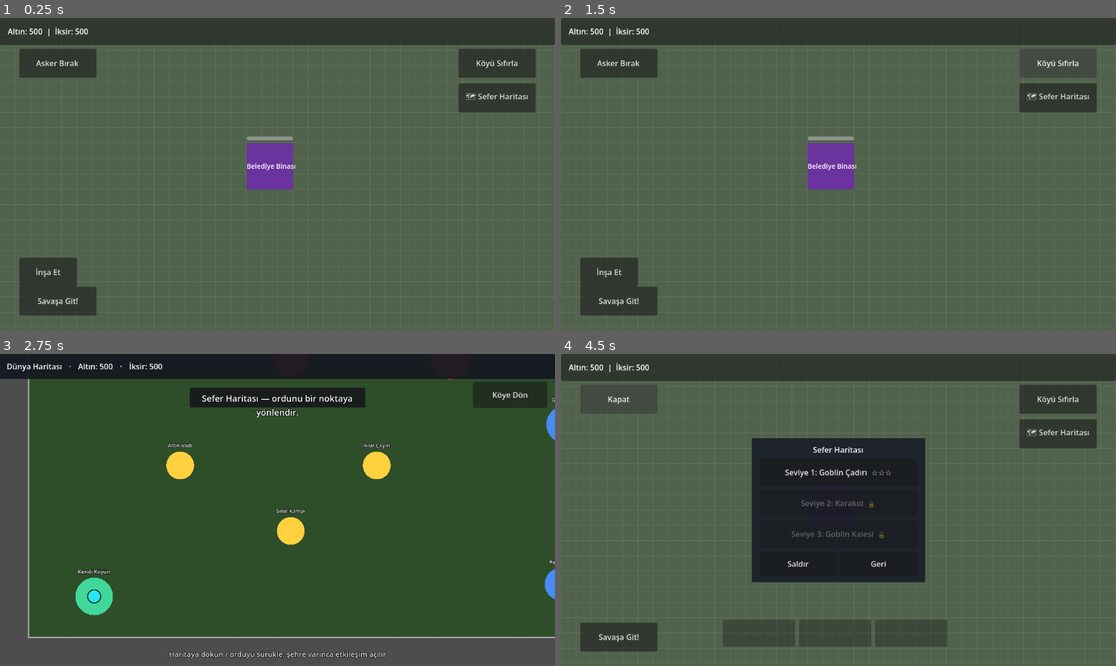
Above: before the commit, frames 1-4 (two rows, left to right).
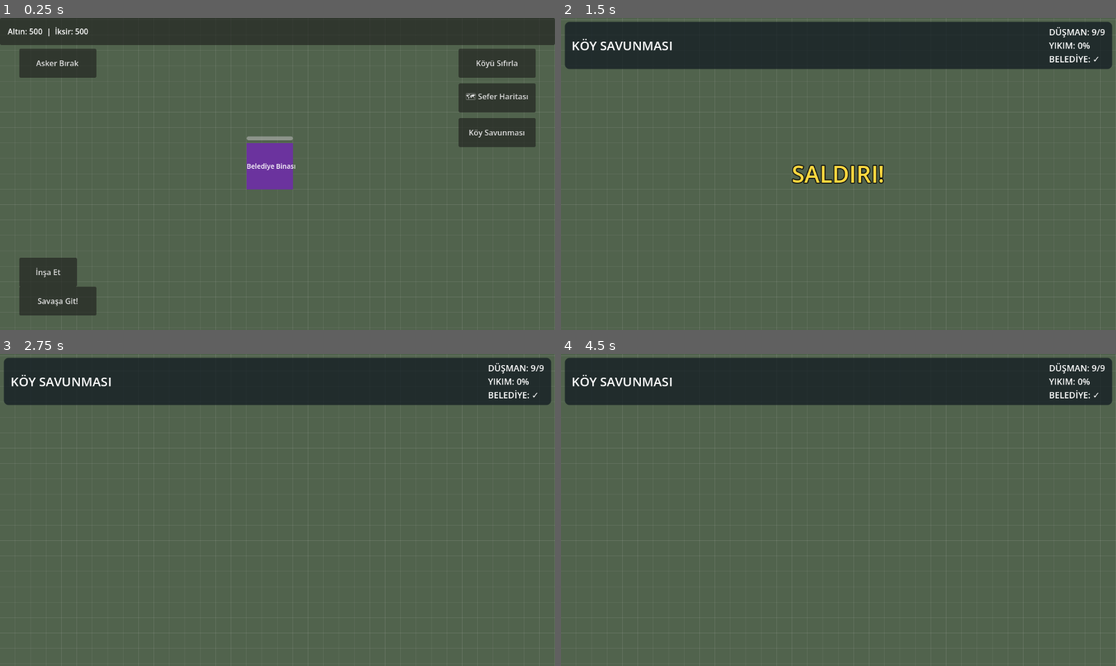
Above: after the commit, the same moments.

Repository: YazarKemal/ClashGame
Game: Godot game, scene res://scenes/main.tscn
Two runs of this game, one before a commit and one after it. Both use one fixed random seed, a clock stepped at 60 frames per second and the inputs below.
Inputs (mouse positions are in pixels of both pictures, inside the frame that each line leads up to):
- Up to frame 1 (0.25 s): no input
- Up to frame 2 (1.5 s): click (1060, 133) at 0.5 s, where only the run after the commit has a clickable "Köy Savunması"; click (1060, 64) at 1.25 s, where only the run before the commit has a clickable "Köyü Sıfırla"
- Up to frame 3 (2.75 s): click (499, 435) at 2 s, where only the run before the commit has a clickable "🗺 Sefer Haritası"
- Up to frame 4 (4.5 s): click (1071, 394) at 2.75 s, where only the run before the commit has a clickable "Köye Dön"; click (616, 637) at 3.5 s, where only the run before the commit has a clickable "Savaşa Git!"; click (616, 400) at 4.25 s, where only the run before the commit has a clickable "Asker Bırak"

The runs differ from the first frame. In frame 1, 1.3% of the frame differs, in the area x 82-97%, y 32-42%; in frame 2, 14%; in frame 3, 80%, in the area x 0-100%, y 0-100%; in frame 4, 29%.

Commit message:
feat: add defense HUD result screen and navigation
Co-Authored-By: Claude Opus 4.7 <noreply@anthropic.com>

Diff:
--- a/scenes/defense.tscn
+++ b/scenes/defense.tscn
@@ -1,10 +1,11 @@
-[gd_scene load_steps=6 format=3]
+[gd_scene load_steps=7 format=3]
 
 [ext_resource type="Script" path="res://scripts/defense.gd" id="1_defense"]
 [ext_resource type="Script" path="res://scripts/village_ground.gd" id="2_ground"]
 [ext_resource type="Script" path="res://scripts/building_manager.gd" id="3_manager"]
 [ext_resource type="Script" path="res://scripts/camera_controller.gd" id="4_touchcam"]
 [ext_resource type="Script" path="res://scripts/defense_director.gd" id="5_director"]
+[ext_resource type="Script" path="res://scripts/defense_ui.gd" id="6_ui"]
 
 [node name="Defense" type="Node2D"]
 script = ExtResource("1_defense")
@@ -21,3 +22,6 @@
 
 [node name="DefenseDirector" type="Node" parent="."]
 script = ExtResource("5_director")
+
+[node name="DefenseUI" type="CanvasLayer" parent="."]
+script = ExtResource("6_ui")
--- a/scenes/ui.tscn
+++ b/scenes/ui.tscn
@@ -130,6 +130,19 @@
 grow_horizontal = 0
 mouse_filter = 0
 text = "🗺 Sefer Haritası"
+
+[node name="DefenseButton" type="Button" parent="."]
+custom_minimum_size = Vector2(160, 60)
+anchors_preset = 1
+anchor_left = 1.0
+anchor_right = 1.0
+offset_left = -200.0
+offset_top = 208.0
+offset_right = -40.0
+offset_bottom = 268.0
+grow_horizontal = 0
+mouse_filter = 0
+text = "Köy Savunması"
 
 [node name="AttackButton" type="Button" parent="."]
 custom_minimum_size = Vector2(160, 60)
--- a/scripts/defense.gd
+++ b/scripts/defense.gd
@@ -1,10 +1,11 @@
 extends Node2D
 
-## Defense (AI raid) scene controller — Package 1 foundation.
+## Defense (AI raid) scene controller — the disposable battle scene.
 ##
 ## Rebuilds a disposable clone of the SAVED player village, hands it to the
-## DefenseDirector, and lets the AI attack it. The clone never touches the real
-## village.
+## DefenseDirector (gameplay owner), and connects a DefenseUI (presentation).
+## Leaving this scene is the only way back to the village; the clone is never
+## saved, so the real village is never modified.
 ##
 ## Isolation guarantees:
 ## - Clone buildings are separate nodes in this throwaway scene; damage/destroy
@@ -14,9 +15,13 @@
 ## - No autosave timer exists and no save function is called here, so the clone
 ##   state is never persisted.
 
+const VILLAGE_SCENE := "res://scenes/main.tscn"
+
 @onready var manager: BuildingManager = $BuildingManager
 ## Untyped so DefenseDirector's methods resolve without an editor rescan.
 @onready var director = $DefenseDirector
+## Untyped so DefenseUI's setup/director-calls resolve at runtime.
+@onready var ui = $DefenseUI
 
 var cloned_buildings := 0
 ## in_raid value on entry, so _exit_tree can restore it exactly (normally false,
@@ -31,8 +36,24 @@
 	cloned_buildings = SaveManager.spawn_saved_buildings_into(manager)
 	if cloned_buildings == 0:
 		push_warning("Savunma köyü boş: kayıtlı bina bulunamadı.")
+	# Wire the UI BEFORE initialize so it catches the director's synchronous
+	# battle_started/state emissions and is ready to mirror live state.
+	ui.setup(self, director)
 	# Clone is ready; hand the village to the director to start the AI attack.
 	director.initialize(manager)
+
+## Leaves the disposable battle scene back to the real village. No save, no
+## damage persistence, no reward — _exit_tree restores in_raid automatically.
+func return_to_village() -> void:
+	get_tree().change_scene_to_file(VILLAGE_SCENE)
+
+## Android system back quits this scene safely whenever the Defense scene is
+## active. Because this handler lives only on the Defense root, it never
+## interferes with World Map or normal Raid back behavior.
+func _unhandled_input(event: InputEvent) -> void:
+	if event.is_action_pressed("ui_cancel"):
+		return_to_village()
+		get_viewport().set_input_as_handled()
 
 ## Restores in_raid whenever this throwaway scene closes (returning to the
 ## village, or being freed unexpectedly), so a true value never leaks into the
--- a/scripts/defense_director.gd
+++ b/scripts/defense_director.gd
@@ -8,6 +8,12 @@
 
 signal state_changed(new_state: int)
 signal battle_finished(result: Dictionary)
+## Live state the HUD mirrors. Emitted when values change; the UI never computes
+## any of these itself. UI display only; win/loss stays solely in _finish().
+signal enemy_count_changed(current: int, total: int)
+signal destruction_changed(percent: int)
+signal town_hall_status_changed(alive: bool)
+signal battle_started
 
 ## Outcome + live states. BATTLE runs while enemies fight; WIN/LOSS are final.
 enum State { PREPARING, BATTLE, WIN, LOSS }
@@ -43,6 +49,8 @@
 var _initial_buildings := 0
 var _destroyed_non_wall := 0
 var _town_hall_destroyed := false
+## Size of the whole attacking wave, for the HUD's remaining/total readout.
+var _total_enemies := 0
 
 ## Prepares the battle against `mgr`'s already-cloned village and launches the
 ## single attack wave. Safe to call once per scene instance.
@@ -54,6 +62,11 @@
 	_hook_building_destruction()
 	_spawn_wave(WAVES[0])
 	_set_state(State.BATTLE)
+	_total_enemies = active_enemies.size()
+	destruction_changed.emit(0)
+	town_hall_status_changed.emit(true)
+	battle_started.emit()
+	enemy_count_changed.emit(_total_enemies, _total_enemies)
 
 ## True when the current battle has already reached a final outcome.
 func has_finished() -> bool:
@@ -129,9 +142,12 @@
 		return
 	if b.building_type == Building.Type.TOWN_HALL:
 		_town_hall_destroyed = true
+		town_hall_status_changed.emit(false)
+		destruction_changed.emit(int(round(destruction_percent())))
 		_finish(State.LOSS)
 		return
 	_destroyed_non_wall += 1
+	destruction_changed.emit(int(round(destruction_percent())))
 	if destruction_percent() >= LOSS_PERCENT:
 		_finish(State.LOSS)
 
@@ -143,6 +159,7 @@
 			active_enemies.remove_at(i)
 	if battle_over:
 		return
+	enemy_count_changed.emit(active_enemies.size(), _total_enemies)
 	if active_enemies.is_empty():
 		_finish(State.WIN)
 
--- /dev/null
+++ b/scripts/defense_ui.gd
@@ -0,0 +1,235 @@
+extends CanvasLayer
+
+## Defense battle UI — presentation only. Builds a mobile-friendly top HUD
+## (village title + live enemy/destruction/town-hall readouts), a short-lived
+## battle-state flash, and a centered result overlay with tween animations.
+##
+## Everything displayed comes from DefenseDirector signals. This script never
+## kills enemies, judges win/loss, computes destruction, touches buildings,
+## resources, SaveManager or GameManager.in_raid. It only displays state and
+## asks defense.gd (the scene owner) to return to the village.
+
+var _defense = null    # untyped: defense.gd methods resolve at runtime
+var _director = null   # untyped: DefenseDirector signals resolve at runtime
+
+var _total_enemies := 9
+var _townhall_alive := true
+
+# Top HUD
+var _enemy_label: Label
+var _destruct_label: Label
+var _townhall_label: Label
+# Battle-state flash (centered, fades away)
+var _state_label: Label
+var _state_tween: Tween = null
+# Result overlay
+var _overlay: ColorRect
+var _panel: PanelContainer
+var _title_label: Label
+var _stats_label: Label
+var _return_button: Button
+
+func setup(defense: Node, director: Node) -> void:
+	_defense = defense
+	_director = director
+	_build_ui()
+	# Connect by signal name so no typed member resolution is needed.
+	_director.connect("enemy_count_changed", _on_enemy_count)
+	_director.connect("destruction_changed", _on_destruction)
+	_director.connect("town_hall_status_changed", _on_townhall)
+	_director.connect("battle_started", _on_battle_started)
+	_director.connect("battle_finished", _on_battle_finished)
+
+# --- Signal handlers ---------------------------------------------------------
+
+func _on_enemy_count(current: int, total: int) -> void:
+	_total_enemies = total
+	_enemy_label.text = "DÜŞMAN: %d/%d" % [current, total]
+
+func _on_destruction(percent: int) -> void:
+	_destruct_label.text = "YIKIM: %d%%" % percent
+
+func _on_townhall(alive: bool) -> void:
+	_townhall_alive = alive
+	_townhall_label.text = "BELEDİYE: %s" % ("✓" if alive else "✕")
+
+func _on_battle_started() -> void:
+	_play_flash("SALDIRI!")
+
+func _on_battle_finished(result: Dictionary) -> void:
+	var won: bool = int(result["outcome"]) == DefenseDirector.State.WIN
+	_show_result(won, result)
+
+# --- Presentation ------------------------------------------------------------
+
+## Briefly shows a centered banner, then fades it away so the battlefield stays
+## the visual priority.
+func _play_flash(text: String) -> void:
+	if _state_tween:
+		_state_tween.kill()
+	_state_label.text = text
+	_state_label.modulate.a = 0.0
+	if not _state_label.visible:
+		_state_label.visible = true
+	_state_tween = create_tween()
+	_state_tween.tween_property(_state_label, "modulate:a", 1.0, 0.25)
+	_state_tween.tween_interval(0.9)
+	_state_tween.tween_property(_state_label, "modulate:a", 0.0, 0.5)
+
+func _show_result(won: bool, result: Dictionary) -> void:
+	_title_label.text = "ZAFER!" if won else "YENİLGİ"
+	_title_label.add_theme_color_override("font_color",
+			Color(0.35, 0.9, 0.35) if won else Color(0.95, 0.4, 0.4))
+	var lines: Array[String] = [
+		"YIKIM: %d%%" % int(result["destruction_percent"]),
+		"DÜŞMANLAR: %d/%d" % [int(result["remaining_enemies"]), _total_enemies],
+		"BELEDİYE: %s" % ("✓" if _townhall_alive else "✕"),
+	]
+	_stats_label.text = "\n".join(lines)
+
+	_overlay.visible = true
+	_overlay.color.a = 0.0
+	_panel.modulate.a = 0.0
+	_panel.scale = Vector2(0.92, 0.92)
+
+	var tw := create_tween().set_parallel(true)
+	tw.tween_property(_overlay, "color:a", 0.62, 0.25)
+	tw.tween_property(_panel, "modulate:a", 1.0, 0.3)
+	tw.tween_property(_panel, "scale", Vector2.ONE, 0.3) \
+			.set_trans(Tween.TRANS_BACK).set_ease(Tween.EASE_OUT)
+
+func _on_return_pressed() -> void:
+	_defense.return_to_village()
+
+# --- UI construction ---------------------------------------------------------
+
+func _build_ui() -> void:
+	_add_top_hud()
+	_add_state_flash()
+	_add_result_overlay()
+
+func _mk_label(parent: Node, text: String, font_size: int = 18) -> Label:
+	var l := Label.new()
+	l.text = text
+	l.add_theme_font_size_override("font_size", font_size)
+	parent.add_child(l)
+	return l
+
+func _add_top_hud() -> void:
+	var bar := PanelContainer.new()
+	bar.name = "TopHUD"
+	bar.mouse_filter = Control.MOUSE_FILTER_IGNORE
+	var sb := StyleBoxFlat.new()
+	sb.bg_color = Color(0.05, 0.08, 0.12, 0.7)
+	sb.corner_radius_top_left = 10
+	sb.corner_radius_bottom_left = 10
+	sb.corner_radius_top_right = 10
+	sb.corner_radius_bottom_right = 10
+	bar.add_theme_stylebox_override("panel", sb)
+	# Top-wide, fixed comfortable height; width auto-fills the screen.
+	bar.set_anchors_preset(Control.PRESET_TOP_WIDE)
+	bar.offset_top = 8.0
+	bar.offset_left = 8.0
+	bar.offset_right = -8.0
+	bar.offset_bottom = 104.0
+	bar.grow_horizontal = Control.GROW_DIRECTION_BOTH
+	add_child(bar)
+
+	var margin := MarginContainer.new()
+	margin.add_theme_constant_override("margin_left", 14)
+	margin.add_theme_constant_override("margin_top", 8)
+	margin.add_theme_constant_override("margin_right", 14)
+	margin.add_theme_constant_override("margin_bottom", 8)
+	bar.add_child(margin)
+
+	var box := HBoxContainer.new()
+	box.add_theme_constant_override("separation", 16)
+	box.size_flags_vertical = Control.SIZE_SHRINK_CENTER
+	margin.add_child(box)
+
+	var title := Label.new()
+	title.text = "KÖY SAVUNMASI"
+	title.add_theme_font_size_override("font_size", 26)
+	title.size_flags_horizontal = Control.SIZE_EXPAND_FILL
+	title.size_flags_vertical = Control.SIZE_SHRINK_CENTER
+	box.add_child(title)
+
+	var right := VBoxContainer.new()
+	right.add_theme_constant_override("separation", 2)
+	right.size_flags_vertical = Control.SIZE_SHRINK_CENTER
+	box.add_child(right)
+	_enemy_label = _mk_label(right, "DÜŞMAN: 9/9", 18)
+	_destruct_label = _mk_label(right, "YIKIM: 0%", 18)
+	_townhall_label = _mk_label(right, "BELEDİYE: ✓", 18)
+
+func _add_state_flash() -> void:
+	var cc := CenterContainer.new()
+	cc.name = "StateCenter"
+	cc.mouse_filter = Control.MOUSE_FILTER_IGNORE
+	cc.set_anchors_preset(Control.PRESET_FULL_RECT)
+	add_child(cc)
+	_state_label = Label.new()
+	_state_label.text = "HAZIRLANIYOR..."
+	_state_label.add_theme_font_size_override("font_size", 48)
+	_state_label.add_theme_color_override("font_color", Color(1.0, 0.85, 0.25))
+	_state_label.add_theme_color_override("font_outline_color", Color(0, 0, 0, 0.8))
+	_state_label.add_theme_constant_override("outline_size", 8)
+	_state_label.mouse_filter = Control.MOUSE_FILTER_IGNORE
+	cc.add_child(_state_label)
+
+func _add_result_overlay() -> void:
+	_overlay = ColorRect.new()
+	_overlay.name = "ResultOverlay"
+	_overlay.color = Color(0, 0, 0, 0)
+	_overlay.visible = false
+	_overlay.set_anchors_preset(Control.PRESET_FULL_RECT)
+	add_child(_overlay)
+
+	var cc := CenterContainer.new()
+	cc.name = "ResultCenter"
+	cc.set_anchors_preset(Control.PRESET_FULL_RECT)
+	_overlay.add_child(cc)
+
+	_panel = PanelContainer.new()
+	_panel.name = "ResultPanel"
+	var sb := StyleBoxFlat.new()
+	sb.bg_color = Color(0.09, 0.12, 0.16, 0.97)
+	sb.corner_radius_top_left = 16
+	sb.corner_radius_top_right = 16
+	sb.corner_radius_bottom_left = 16
+	sb.corner_radius_bottom_right = 16
+	sb.set_content_margin_all(24)
+	_panel.add_theme_stylebox_override("panel", sb)
+	_panel.custom_minimum_size = Vector2(320, 0)
+	_panel.pivot_offset = _panel.size * 0.5
+	_panel.resized.connect(_update_panel_pivot)
+	cc.add_child(_panel)
+
+	var vbox := VBoxContainer.new()
+	vbox.add_theme_constant_override("separation", 14)
+	_panel.add_child(vbox)
+
+	_title_label = Label.new()
+	_title_label.horizontal_alignment = HORIZONTAL_ALIGNMENT_CENTER
+	_title_label.add_theme_font_size_override("font_size", 40)
+	vbox.add_child(_title_label)
+
+	_stats_label = Label.new()
+	_stats_label.horizontal_alignment = HORIZONTAL_ALIGNMENT_CENTER
+	_stats_label.add_theme_font_size_override("font_size", 20)
+	vbox.add_child(_stats_label)
+
+	var spacer := Control.new()
+	spacer.custom_minimum_size = Vector2(0, 4)
+	vbox.add_child(spacer)
+
+	_return_button = Button.new()
+	_return_button.text = "KÖYE DÖN"
+	_return_button.custom_minimum_size = Vector2(220, 58)
+	_return_button.add_theme_font_size_override("font_size", 22)
+	_return_button.size_flags_horizontal = Control.SIZE_SHRINK_CENTER
+	_return_button.pressed.connect(_on_return_pressed)
+	vbox.add_child(_return_button)
+
+func _update_panel_pivot() -> void:
+	_panel.pivot_offset = _panel.size * 0.5
--- a/scripts/ui.gd
+++ b/scripts/ui.gd
@@ -12,6 +12,7 @@
 @onready var deploy_button: Button = $DeployButton
 @onready var reset_button: Button = $ResetButton
 @onready var expedition_button: Button = $ExpeditionButton
+@onready var defense_button: Button = $DefenseButton
 @onready var attack_button: Button = $AttackButton
 @onready var build_menu: PanelContainer = $BuildMenu
 @onready var tower_button: Button = $BuildMenu/Margin/VBox/TowerButton
@@ -61,6 +62,7 @@
 	deploy_button.pressed.connect(_on_deploy_pressed)
 	reset_button.pressed.connect(_on_reset_pressed)
 	expedition_button.pressed.connect(_on_expedition_pressed)
+	defense_button.pressed.connect(_on_defense_pressed)
 	attack_button.pressed.connect(_on_attack_pressed)
 	tower_button.pressed.connect(_start_tower_placement)
 	mine_button.pressed.connect(_start_mine_placement)
@@ -136,6 +138,11 @@
 	GameManager.raid_return_scene = "res://scenes/main.tscn"
 	get_tree().change_scene_to_file("res://scenes/world_map.tscn")
 
+## Enters the disposable village-defense scene. Defense clones the last saved
+## village itself, so nothing is saved here and no offline timer is reset.
+func _on_defense_pressed() -> void:
+	get_tree().change_scene_to_file("res://scenes/defense.tscn")
+
 ## Opens the campaign selection panel instead of jumping straight into a raid.
 func _on_attack_pressed() -> void:
 	build_button.hide()
